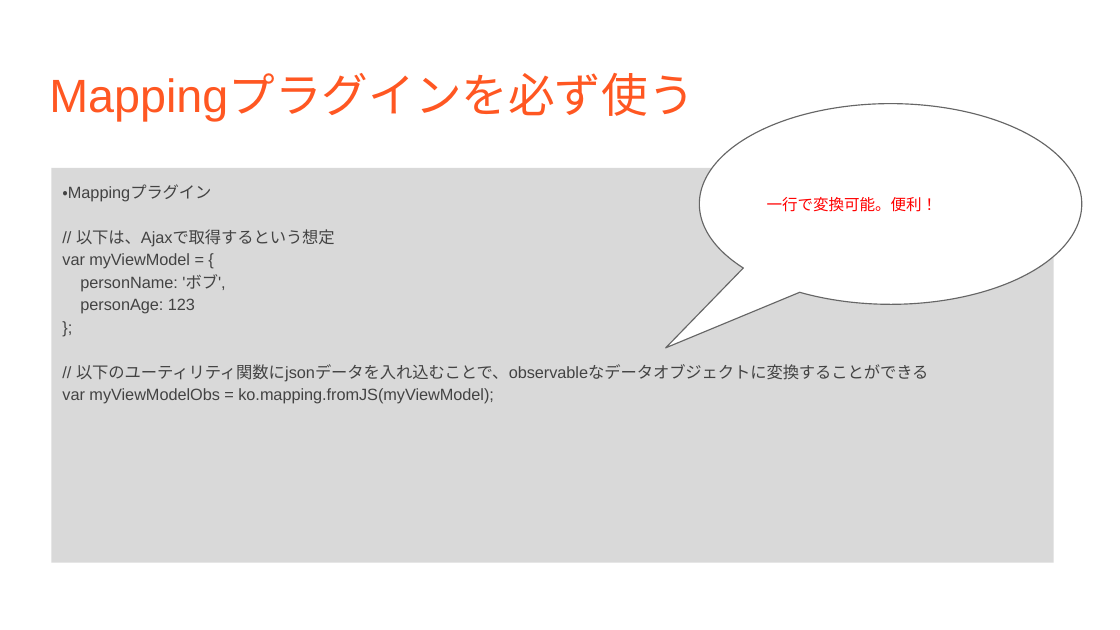
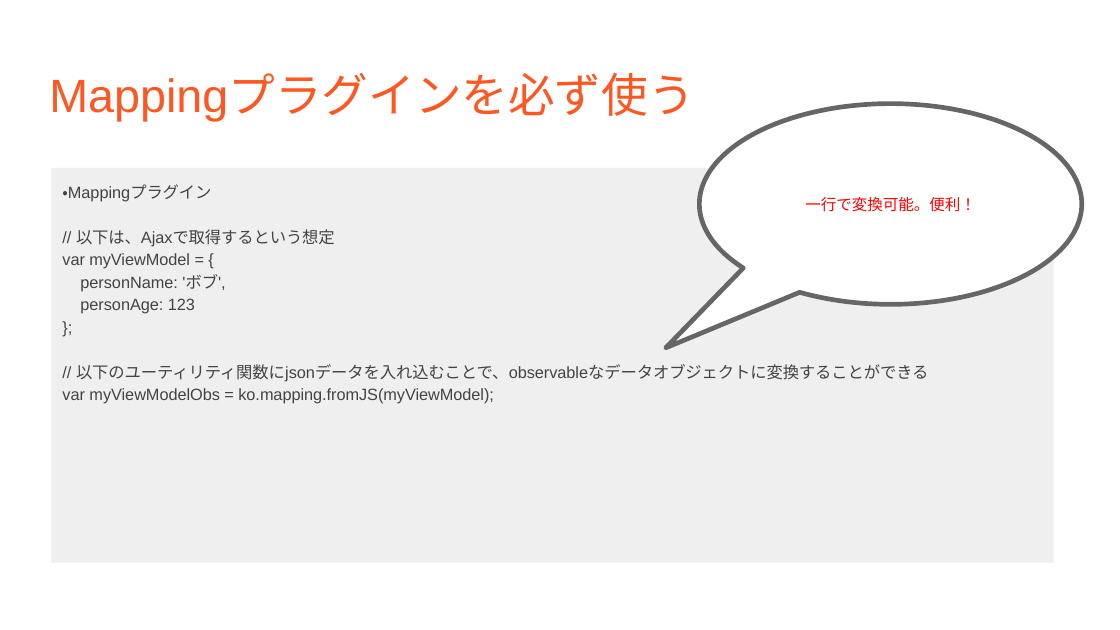
Before and after one commit to ezison/knockout, a slide deck: slide 7 of Knockout.jsのマイ運用方針.pptx. Drawn at 1120x630 pixels with LibreOffice and Linux fonts; fonts in the diff are those of the drawing. Boxes give left, top, right and bottom in pixels: in the first picture for what was removed or moved away, otherwise in the second. Text is boxed around its words. In the diff, an @@ line names an element or a change of style, - is before the commit and + after.

```diff
--- a/Knockout.jsのマイ運用方針.pptx
+++ b/Knockout.jsのマイ運用方針.pptx
@@ speech bubble "一行で変換可能。便利！" at (699,104,1081,305): alignment left to centre; outline #666666 0.75 pt to #666666 3 pt @@
@@ rectangle "・Mappingプラグイン" at (52,168,1054,562): fill #D9D9D9 to #EFEFEF @@
```
Also in this commit, not shown: 8 other slides changed, 1 other file.
